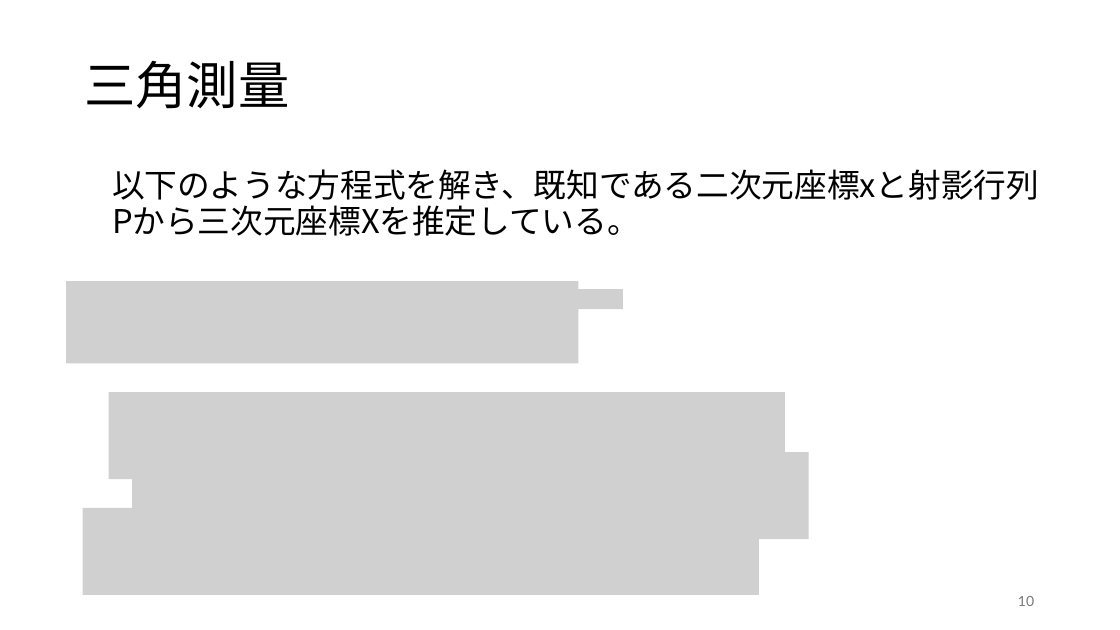
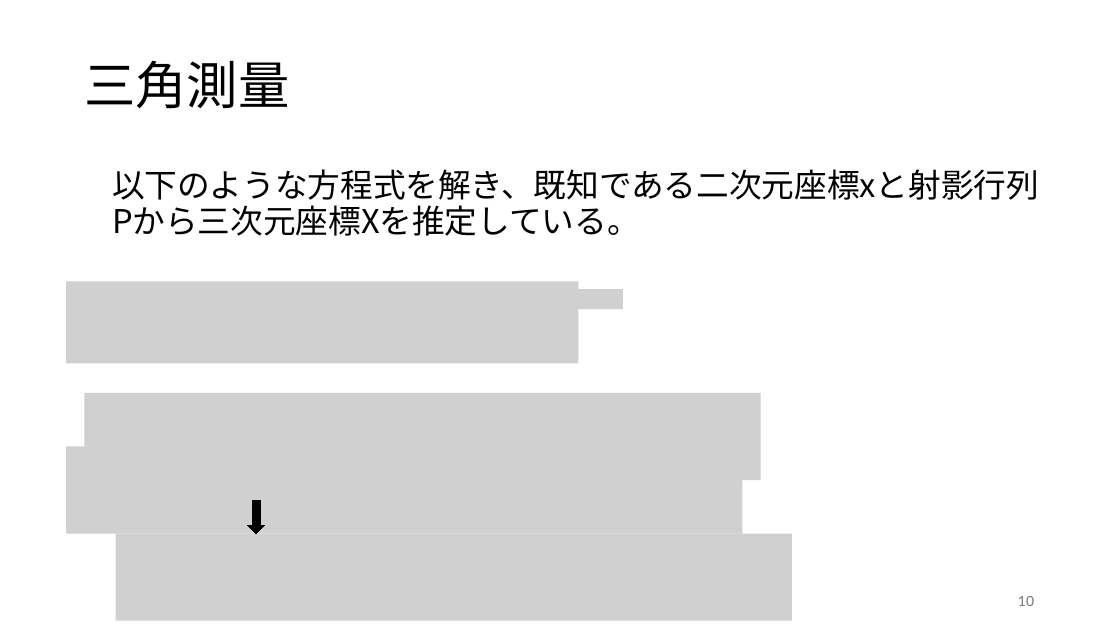
Before and after one commit to hagi711/Graduation-Research, a slide deck: slide 10 of 中間発表 (2).pptx. Drawn at 1120x630 pixels with LibreOffice and Linux fonts; fonts in the diff are those of the drawing; grey boxes stand for pictures. Boxes give left, top, right and bottom in pixels: in the first picture for what was removed or moved away, otherwise in the second. Text is boxed around its words. In the diff, an @@ line names an element or a change of style, - is before the commit and + after.

```diff
--- a/中間発表 (2).pptx
+++ b/中間発表 (2).pptx
@@ picture: place and size @@
-picture at <box>108,392,785,480</box>
+picture at <box>84,393,760,481</box>
@@ picture: place and size @@
-picture at <box>82,508,759,596</box>
+picture at <box>66,446,743,534</box>
@@ down arrow added at <box>248,501,265,534</box>, fill #000000, outline #000000 0 pt @@
@@ picture: place and size @@
-picture at <box>132,452,808,539</box>
+picture at <box>116,534,792,621</box>
```
Also in this commit, not shown: 7 other slides changed.
